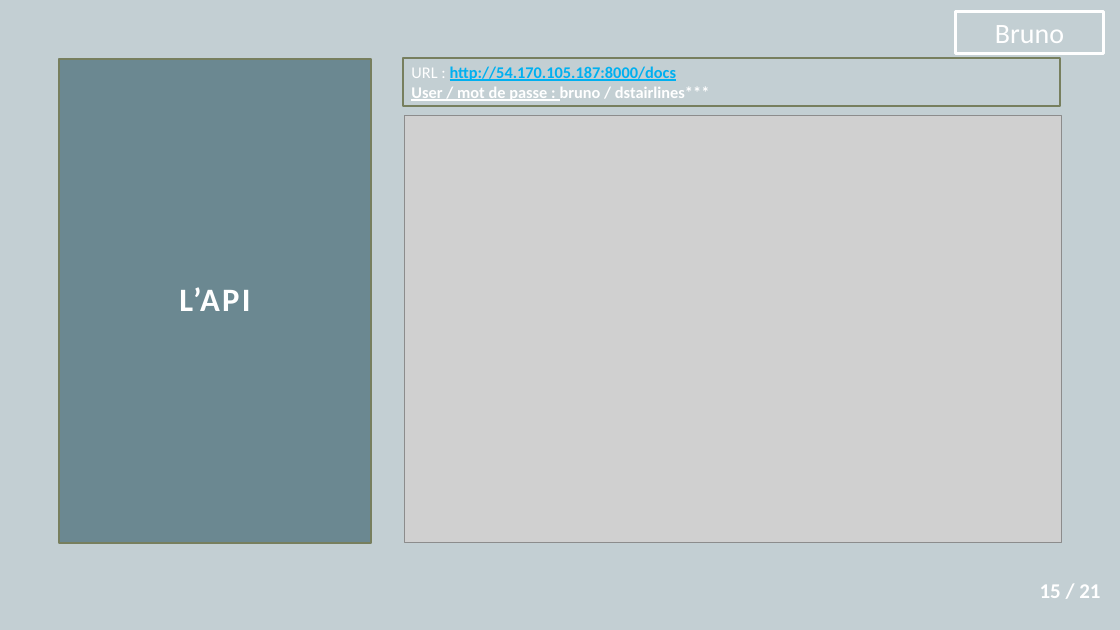
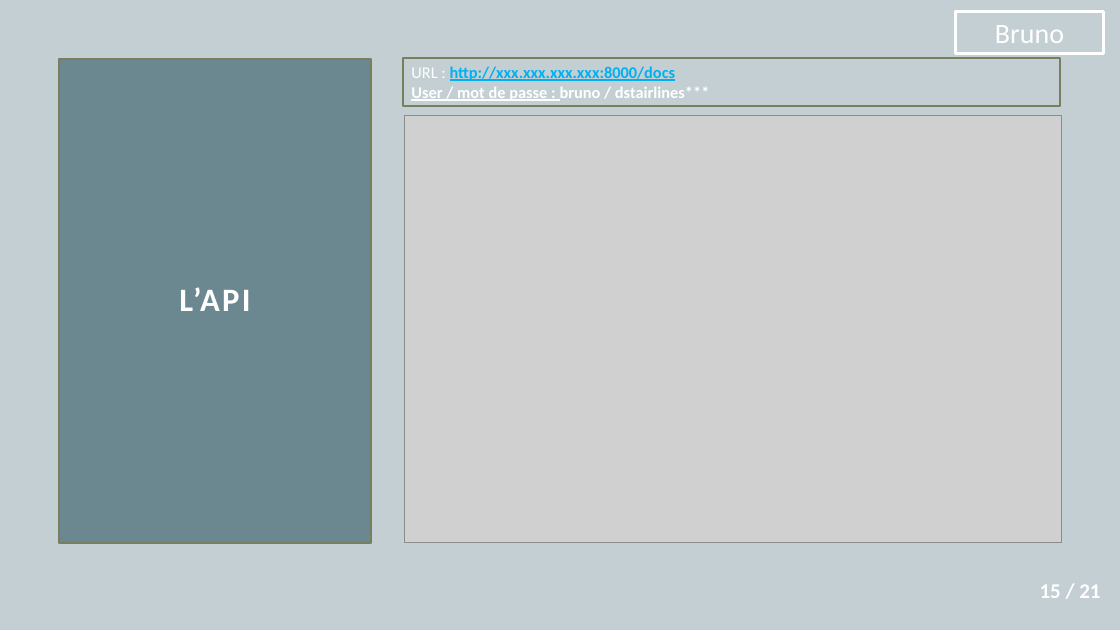
Before and after one commit to brb93330/DstAirlines, a slide deck: slide 15 of Documents/Presentation_projets_v1.2.pptx. Drawn at 1120x630 pixels with LibreOffice and Linux fonts; fonts in the diff are those of the drawing; grey boxes stand for pictures. Boxes give left, top, right and bottom in pixels: in the first picture for what was removed or moved away, otherwise in the second. Text is boxed around its words. In the diff, an @@ line names an element or a change of style, - is before the commit and + after.

```diff
--- a/Documents/Presentation_projets_v1.2.pptx
+++ b/Documents/Presentation_projets_v1.2.pptx
@@ text in rectangle at (411, 66, 676, 81): text changed @@
-URL : http://54.170.105.187:8000/docs
+URL : http://xxx.xxx.xxx.xxx:8000/docs
```
Also in this commit, not shown: 3 other slides changed.
